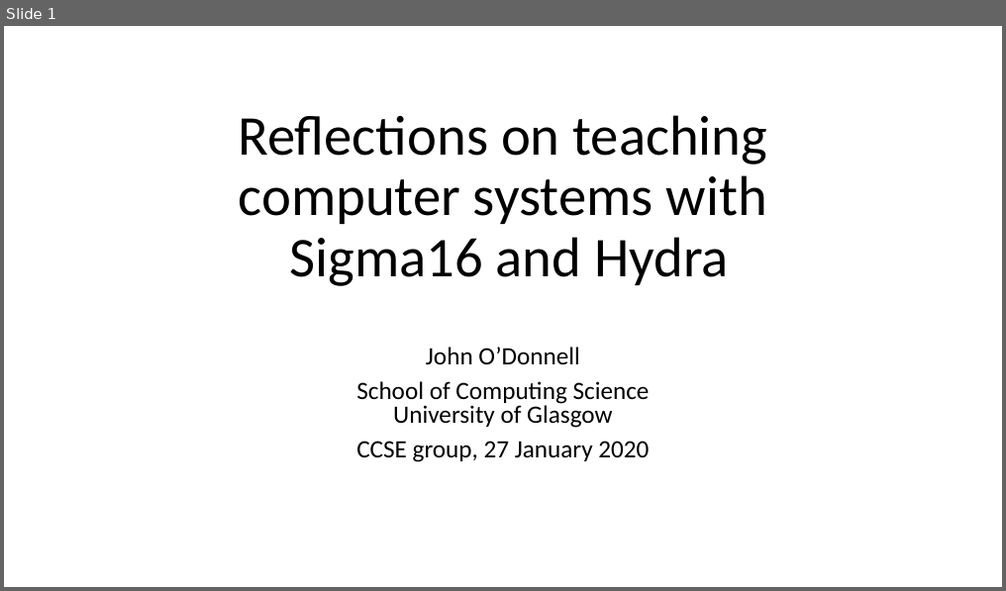
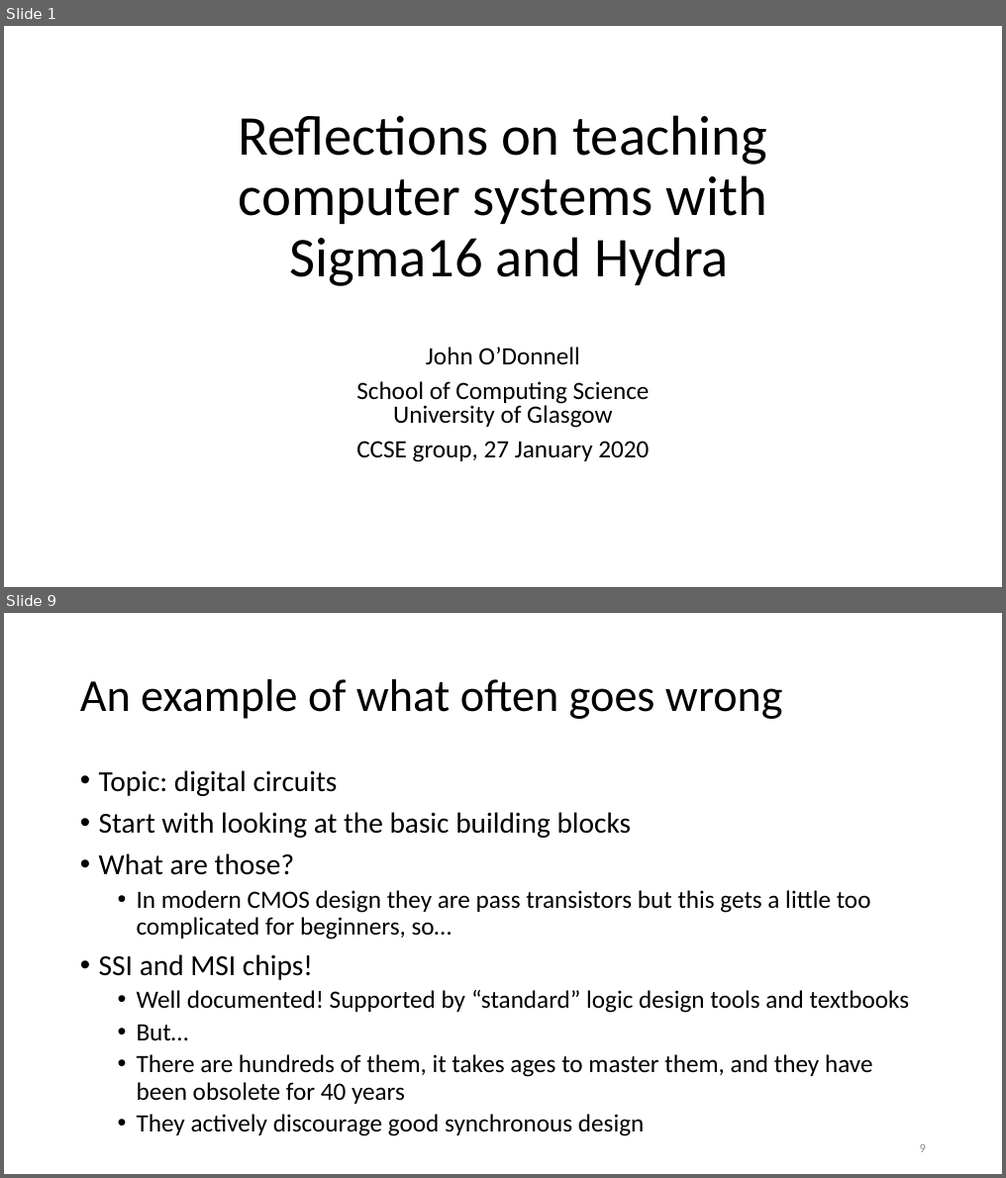
Before and after one commit to jtod/jtod.github.io, a slide deck: home/Sigma16/dev/docs/papers/Computer systems with Sigma16 and Hydra.pptx. Shown one above the other, each under a label of ours: slide 1 before the commit, slides 1 and 9 after it; the slides between them are not shown. The pictures are 1006x591 and 1006x1178 pixels, drawn with LibreOffice and Linux fonts; fonts in the diff are those of the drawing. Boxes give left, top, right and bottom in pixels: in the first picture for what was removed or moved away, otherwise in the second. Text is boxed around its words. In the diff, an @@ line names an element or a change of style, - is before the commit and + after.

```diff
--- a/home/Sigma16/dev/docs/papers/Computer systems with Sigma16 and Hydra.pptx
+++ b/home/Sigma16/dev/docs/papers/Computer systems with Sigma16 and Hydra.pptx
@@ slide 9 added at (4, 613, 1002, 1174), background #FFFFFF @@
@@ title added at (80, 679, 783, 719), 44 pt, text #000000 @@
+An example of what often goes wrong
@@ text added at (99, 770, 910, 1137), 24 pt, text #000000 @@
+• Topic: digital circuits
+• Start with looking at the basic building blocks
+• What are those?
+  • In modern CMOS design they are pass transistors but this gets a little too complicated for beginners, so…
+• SSI and MSI chips!
+  • Well documented! Supported by “standard” logic design tools and textbooks
+  • But…
+  • There are hundreds of them, it takes ages to master them, and they have been obsolete for 40 years
+  • They actively discourage good synchronous design
@@ page number added at (920, 1145, 926, 1153), 12 pt, text #8C8C8C @@
+9
```
Also in this commit, not shown: 3 slides changed, 24 other slides added, 1 slide removed, 11 other files.
